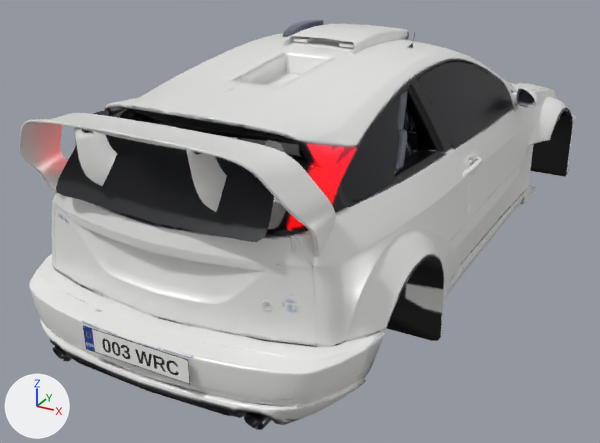
An edit to the glTF model public/models/focus.glb, drawn before and after from the same camera.
Camera for both pictures: a camera (50 mm lens) standing at (1.91, -4.22, 2.19) and looking at (-0.24, -0.33, 0.24). The axes (+X, +Y, +Z) are drawn at lower left. The lights are the same throughout. The older version comes first. Vertices at exactly the same position are counted once.

Script lines for the objects in view, before the commit:
```python
me_mesh_0 = bpy.data.meshes.new('Mesh_0')
me_mesh_0.from_pydata(...)  # 10422 vertices, 17725 faces; spans x -0.88..0.88, y -2.1..2.19, z 0.08..1.38
# faces by material slot: [17721, 4]
me_mesh_0.materials.append(mat_body)
me_mesh_0.materials.append(mat_ov_plate)  # picture img_image_2
ob_focus_glb = bpy.data.objects.new('focus_glb', me_mesh_0)
ob_focus_glb.location = (0.0, 0.0, 0.0)
```
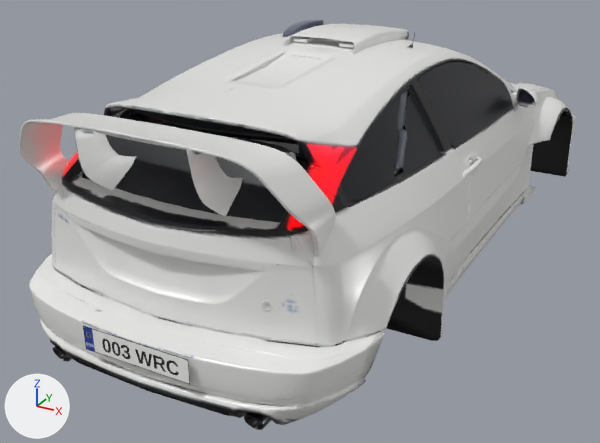
Pixel boxes (x1, y1, x2, y2) of what changed, in the pictures (600 x 443 px; the box of a moved part takes in the faces that stretch with it):
part 1 of me_mesh_0, rebuilt (6% narrower, 22% shorter)
    before: (56, 110, 286, 242)
    after: (82, 119, 297, 222)
part 2 of me_mesh_0, added
    after: (402, 94, 438, 173)
part 3 of me_mesh_0, moved or reshaped
    before: (56, 52, 486, 311)
    after: (56, 45, 413, 311)

The change in detail:
me_mesh_0 is used by ob_focus_glb; location (0.0, 0.0, 0.0).
me_mesh_0 had 10422 vertices, 17725 faces and spanned x -0.88..0.88, y -2.1..2.19, z 0.08..1.38.
me_mesh_0 now has 10538 vertices, 17827 faces and spans x -0.88..0.88, y -2.1..2.19, z 0.08..1.38.
me_mesh_0 part 1: the loose piece of 313 vertices spanning x -0.51..0.5, y -1.95..-1.68, z 0.91..1.23 is rebuilt with 287 vertices and now spans x -0.51..0.5, y -1.79..-1.58, z 0.92..1.17.
me_mesh_0 part 2: a new loose piece of 101 vertices spanning x 0.53..0.67, y -1.01..-0.6, z 0.89..1.18, in mat_body.
me_mesh_0 part 3: 78 vertices moved within x -0.66..0.75, y -1.88..-0.19, z 0.49..1.33; 141 vertices removed from x -0.66..0.77, y -2.02..0.58, z 0.2..1.25; 95 vertices added at x -0.74..0.64, y -1.88..-0.43, z 0.48..1.33.
Other edits to the shape of me_mesh_0 do not show in these pictures.
